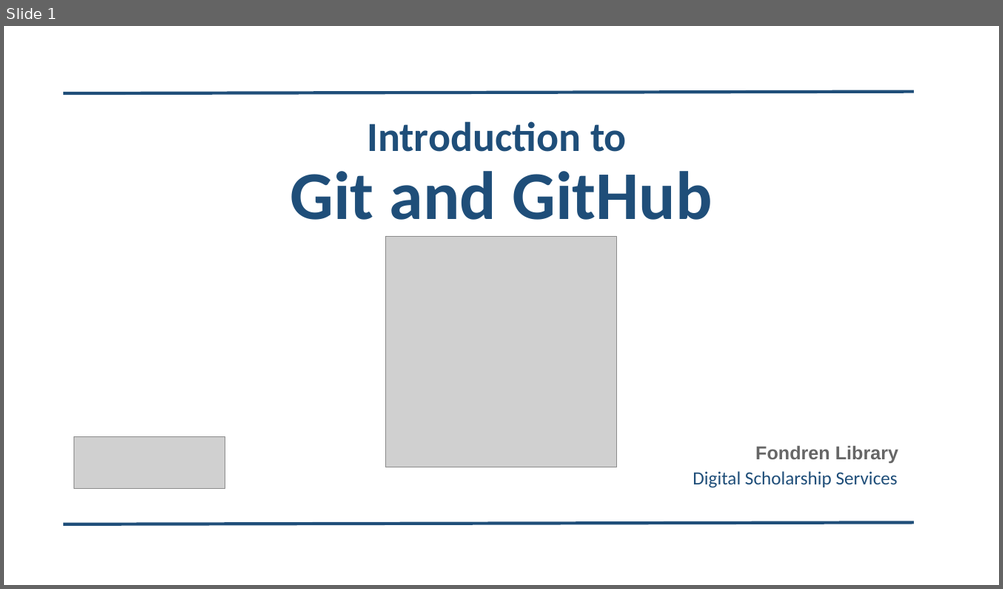
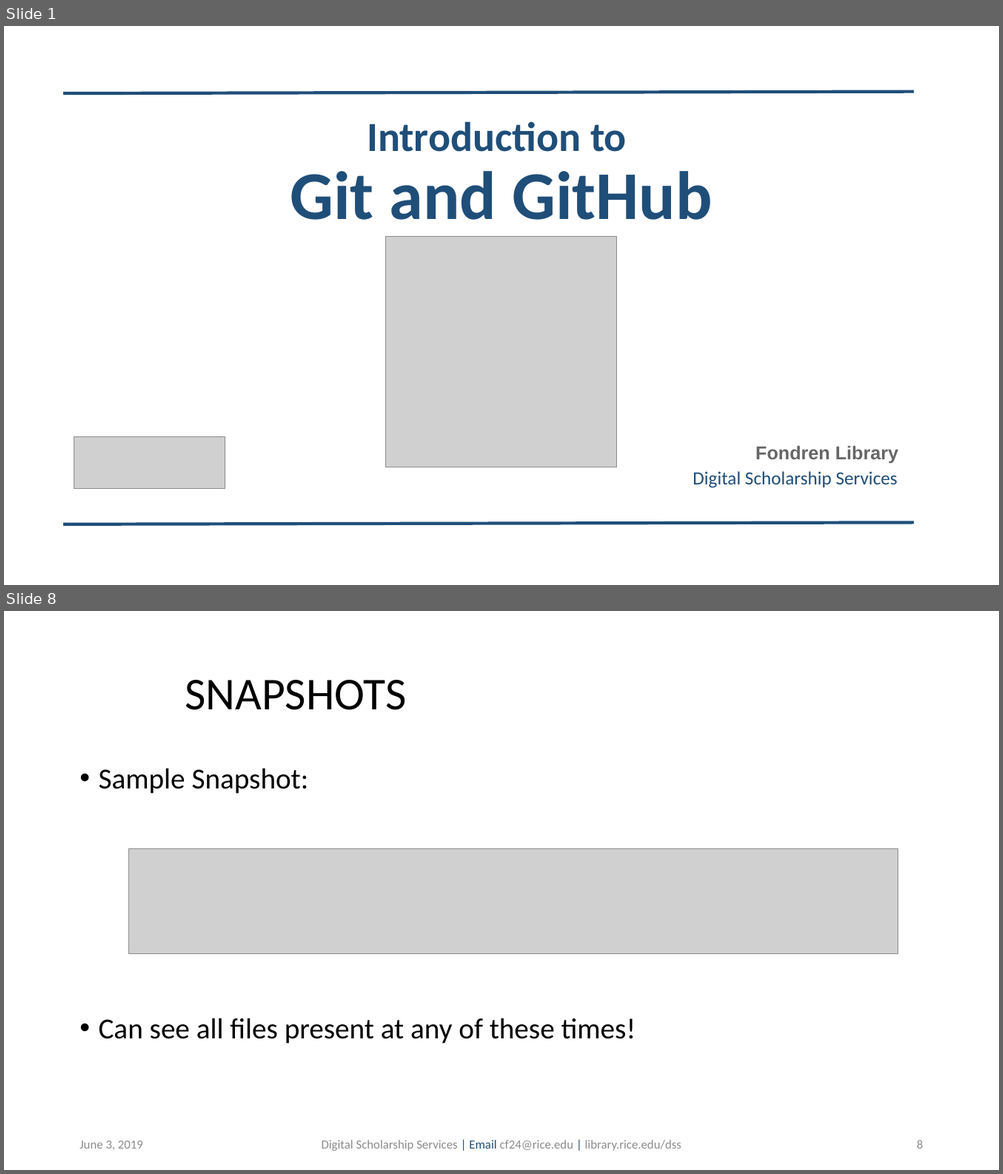
Before and after one commit to bakitybacon/rice-data-and-donuts, a slide deck: github/Introduction to Git & Github.pptx. Shown one above the other, each under a label of ours: slide 1 before the commit, slides 1 and 8 after it; the slides between them are not shown. The pictures are 1003x589 and 1003x1174 pixels, drawn with LibreOffice and Linux fonts; fonts in the diff are those of the drawing; grey boxes stand for pictures; background and template pictures are left out. Boxes give left, top, right and bottom in pixels: in the first picture for what was removed or moved away, otherwise in the second. Text is boxed around its words. In the diff, an @@ line names an element or a change of style, - is before the commit and + after.

```diff
--- a/github/Introduction to Git & Github.pptx
+++ b/github/Introduction to Git & Github.pptx
@@ slide 8 added at (x1=4, y1=611, x2=999, y2=1170), background #FFFFFF @@
@@ title added at (x1=185, y1=680, x2=406, y2=710), 44 pt, text #000000 @@
+SNAPSHOTS
@@ text added at (x1=99, y1=768, x2=636, y2=1044), 28 pt, text #000000 @@
+• Sample Snapshot:
+• Can see all files present at any of these times!
@@ picture added at (x1=128, y1=849, x2=898, y2=954) @@
@@ text added at (x1=79, y1=1141, x2=143, y2=1150), 12 pt, text #8C8C8C @@
+June 3, 2019
@@ text added at (x1=321, y1=1140, x2=681, y2=1151), 12 pt, text #8C8C8C @@
+Digital Scholarship Services | Email cf24@rice.edu | library.rice.edu/dss
@@ page number added at (x1=916, y1=1140, x2=922, y2=1149), 12 pt, text #8C8C8C @@
+8
```
Also in this commit, not shown: 9 slides changed, 18 other slides added.
